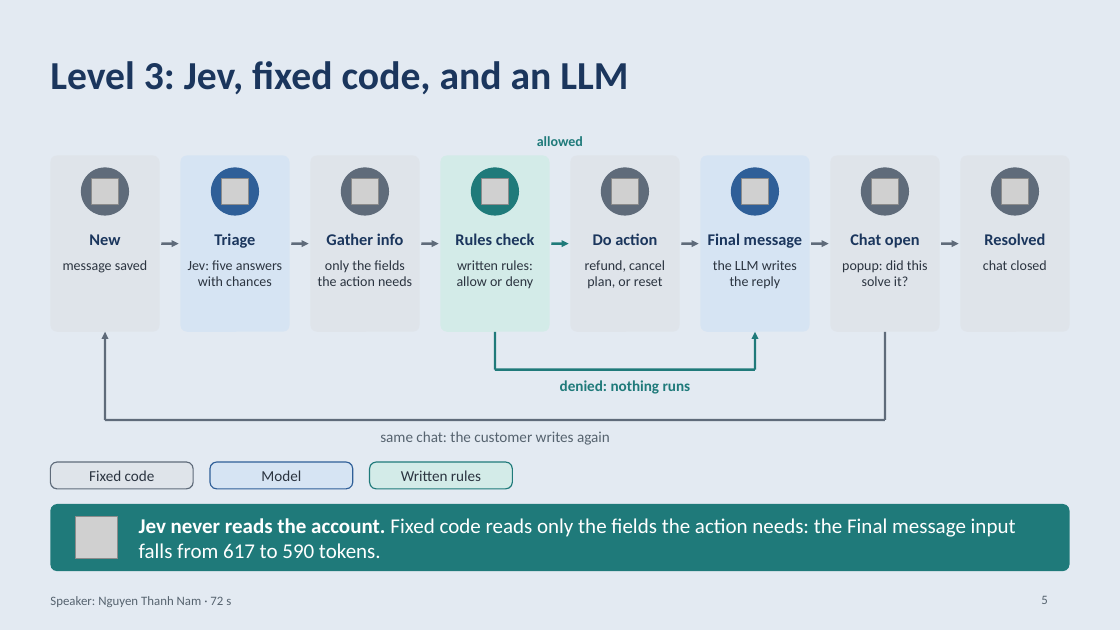
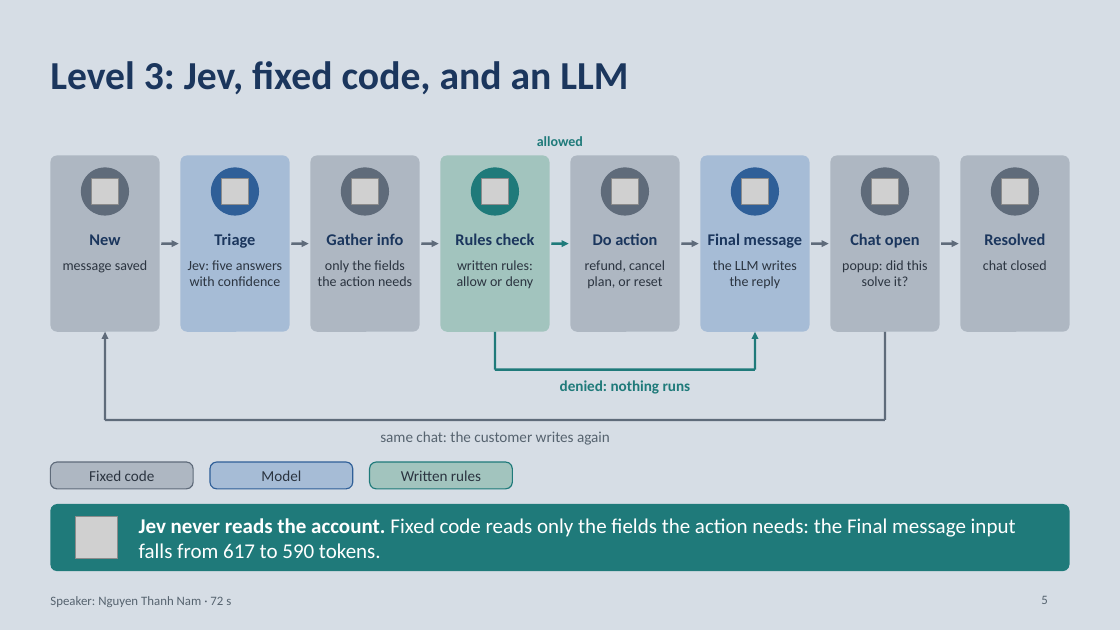
Before and after one commit to neilonthesky/english-presentation, a slide deck: slide 5 of slides/deck.pptx. Drawn at 1120x630 pixels with LibreOffice and Linux fonts; fonts in the diff are those of the drawing; grey boxes stand for pictures. Boxes give left, top, right and bottom in pixels: in the first picture for what was removed or moved away, otherwise in the second. Text is boxed around its words. In the diff, an @@ line names an element or a change of style, - is before the commit and + after.

```diff
--- a/slides/deck.pptx
+++ b/slides/deck.pptx
@@ background #E3EAF2 to #D6DDE5 @@
@@ rounded rectangle at (440, 155, 549, 332): fill #D3EBE8 to #A2C4BE @@
@@ fill #D6E4F3 to #A6BCD6 in 3 elements at (210, 462, 353, 489), (181, 155, 290, 332), (701, 155, 810, 332) @@
@@ fill #DFE4EA to #AEB7C2 in 6 elements at (50, 462, 193, 489), (50, 155, 160, 332), (311, 155, 420, 332), (571, 155, 680, 332), (831, 155, 940, 332), (960, 155, 1070, 332) @@
@@ text at (188, 260, 282, 286): text changed @@
-Jev: five answers with chances
+Jev: five answers with confidence
@@ rounded rectangle "Written rules" at (370, 462, 513, 489): fill #D3EBE8 to #A2C4BE @@
```
Also in this commit, not shown: 8 other slides changed, 2 slides removed, 29 other files.
